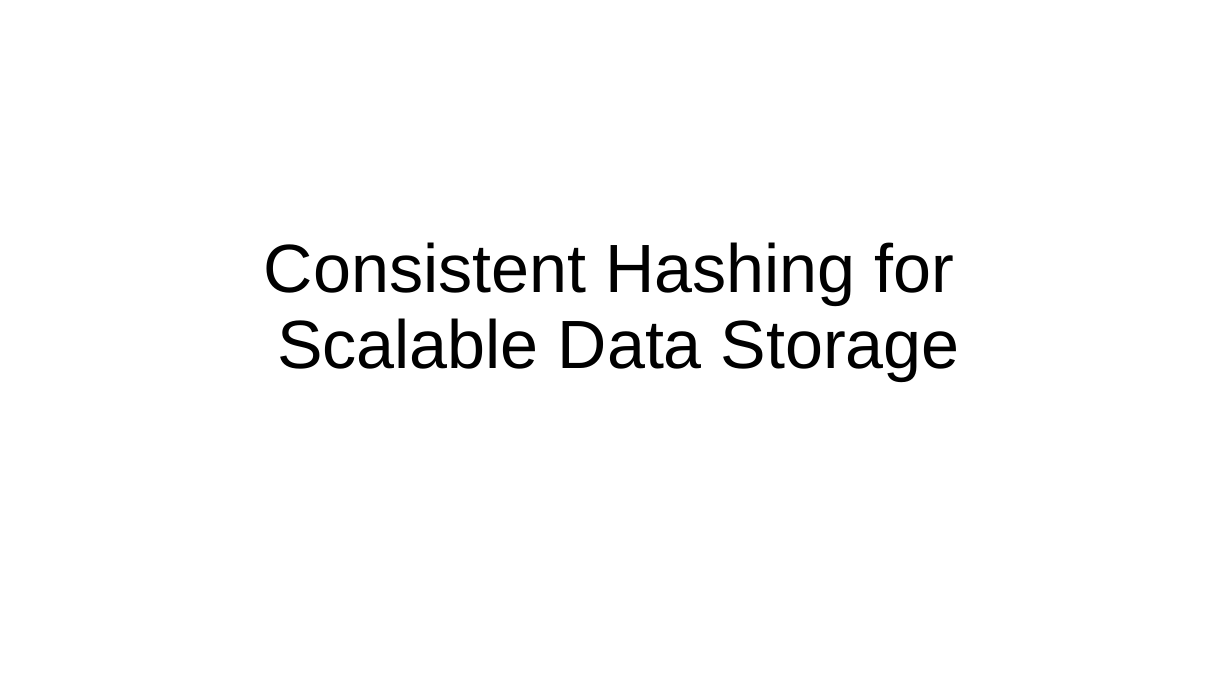
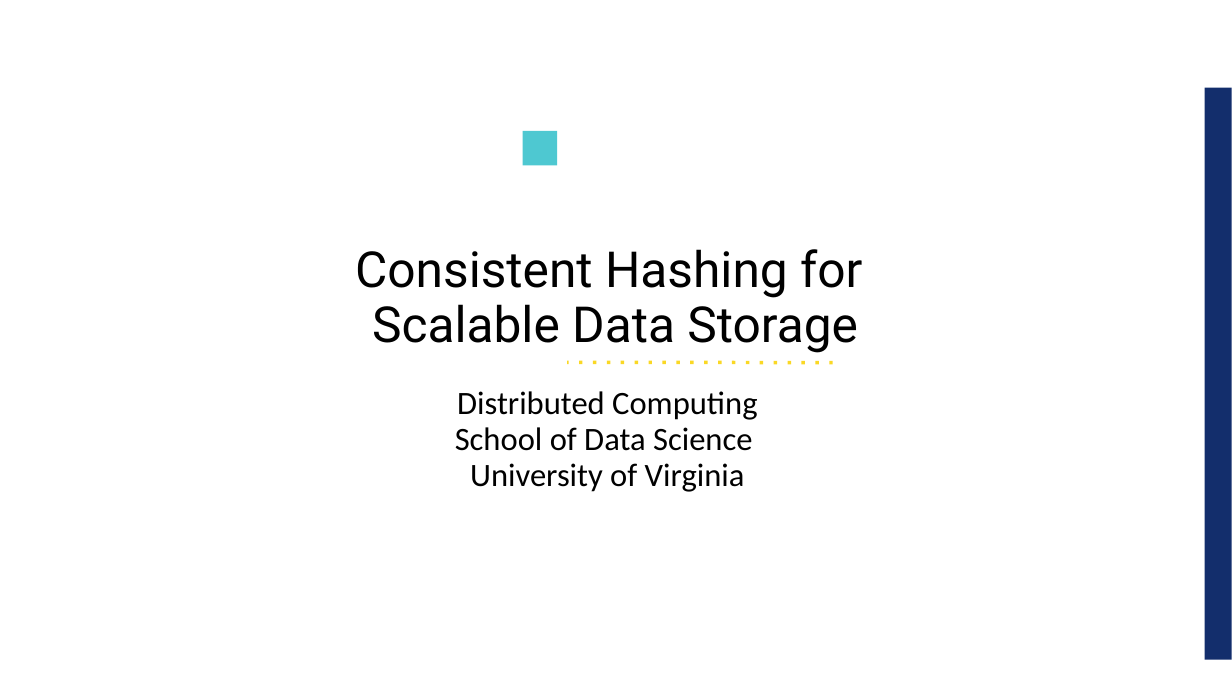
Before and after one commit to UVADS/distributed_computing, a slide deck: slide 1 of 09_distributed_data_concepts_and_tools/consistent_hashing.ppt. Drawn at 1232x693 pixels with LibreOffice and Linux fonts; fonts in the diff are those of the drawing; background and template pictures are left out. Boxes give left, top, right and bottom in pixels: in the first picture for what was removed or moved away, otherwise in the second. Text is boxed around its words. In the diff, an @@ line names an element or a change of style, - is before the commit and + after.

Commit message:
added deck on catalyst

```diff
--- a/09_distributed_data_concepts_and_tools/consistent_hashing.ppt
+++ b/09_distributed_data_concepts_and_tools/consistent_hashing.ppt
@@ rectangle added at (1205,87,1232,660), fill #132E6C @@
@@ rectangle added at (523,131,558,165), fill #4EC8D1 @@
@@ title "Consistent Hashing for Scalable Data ...": place and size @@
-title "Consistent Hashing for Scalable Data ..." at (264,242,960,381)
+title "Consistent Hashing for Scalable Data ..." at (355,249,862,353)
@@ title "Consistent Hashing for Scalable Data ..." at (355,249,862,353): size 44 to 32 pt, font Arial to Roboto; vertical alignment middle to top @@
@@ line added from (833, 362) to (568, 362), #FAD825 2.24 pt dashed @@
@@ text added at (455,391,757,492), 21 pt, text #000000 @@
+Distributed Computing
+School of Data Science
+University of Virginia
```
Also in this commit, not shown: 1 other file.
